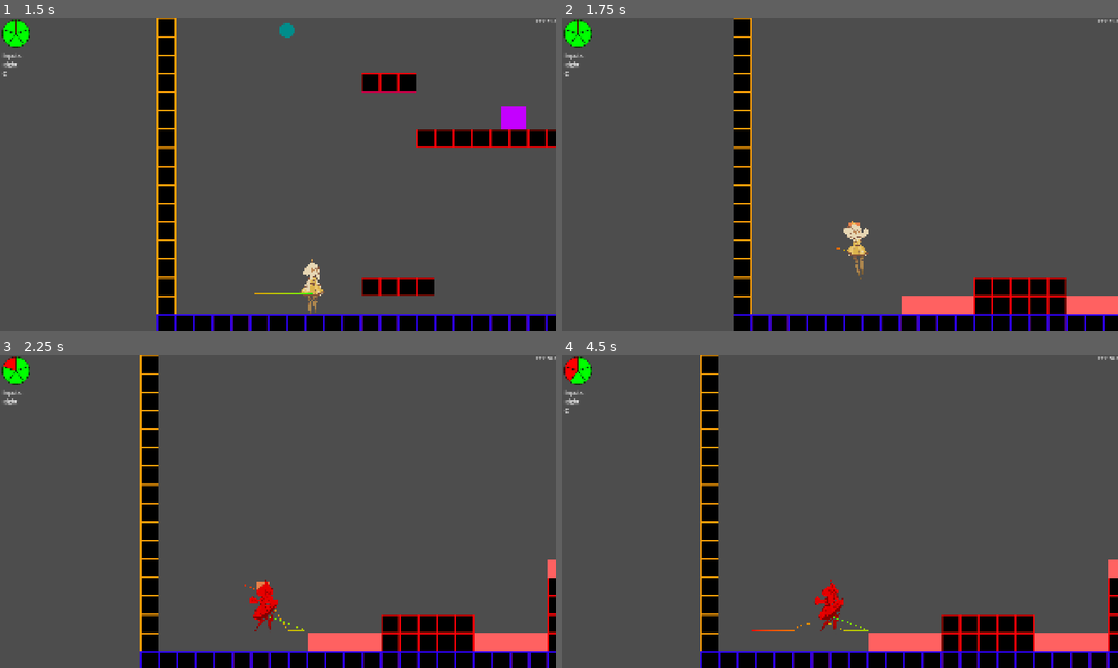
Above: before the commit, frames 1-4 (two rows, left to right).
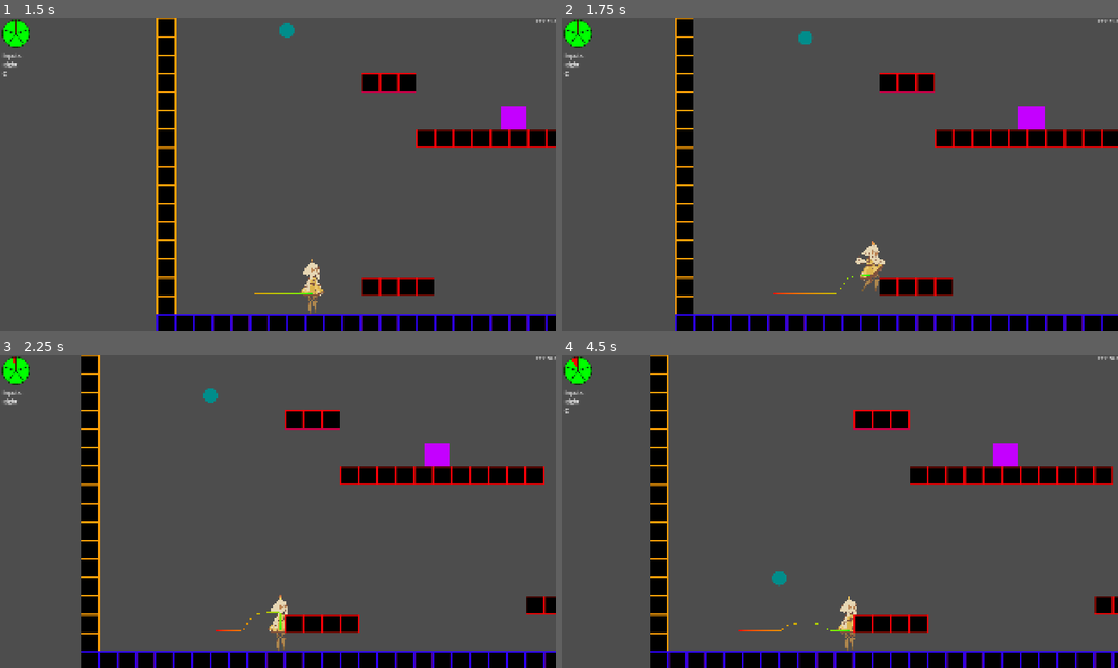
Above: after the commit, the same moments.

Repository: cmoll24/2025_IGC_Vela_Spark
Game: Godot game, scene res://src/main/title.tscn
Two runs of this game, one before a commit and one after it. Both use one fixed random seed, a clock stepped at 60 frames per second and the inputs below.
Inputs (mouse positions are in pixels of both pictures, inside the frame that each line leads up to):
- Up to frame 1 (1.5 s): click "Original Testing Level" at 0.5 s; tap Enter at 1.25 s; move the mouse to (400, 158) at 1.27 s; hold Right (move_right) from 1.28 s (still down); hold C (dash) from 1.28 s (still down); click (400, 158) at 1.42 s
- Up to frame 2 (1.75 s): keep holding Right (move_right); keep holding C (dash); tap Z (jump) at 1.52 s
- Up to frame 3 (2.25 s): keep holding Right (move_right); move the mouse to (166, 527) at 2.02 s; release C (dash) at 2.03 s; tap C (dash) at 2.1 s
- Up to frame 4 (4.5 s): tap Z (jump) at 2.27, 3.77 s; move the mouse to (895, 442) at 2.77 s; release Right (move_right) at 2.78 s; hold Left (move_left) 2.78-3.53 s; hold C (dash) 2.78-3.53 s; move the mouse to (812, 574) at 3.52 s; hold Right (move_right) from 3.53 s (still down); tap C (dash) at 3.6 s; click (812, 574) at 3.67 s; move the mouse to (1006, 558) at 4.27 s; hold C (dash) from 4.28 s (still down)

Frame 1 is identical in both runs. In frame 2, 15% of the frame differs, in the area x 20-100%, y 0-100%; in frame 3, 17%, in the area x 0-100%, y 0-100%; in frame 4, 17%.

Commit message:
Fade In and Fade Out
Animation for fade in and out completed, task complete

Diff:
--- a/2025-igc-boss/Level Transition.gd
+++ b/2025-igc-boss/Level Transition.gd
@@ -9,4 +9,5 @@
 func _on_body_entered(body: Node2D) -> void:
 	if body is Player:
 		Global.player_health = body.health_control.health
+
 		Global.get_game_scene().load_next_level()
--- a/2025-igc-boss/src/levels/level_1V1.tscn
+++ b/2025-igc-boss/src/levels/level_1V1.tscn
@@ -107,4 +107,4 @@
 [node name="ProjectileTree" type="Node2D" parent="."]
 
 [node name="Area2D" parent="." instance=ExtResource("11_6wgh1")]
-position = Vector2(383, 797)
+position = Vector2(1872, 781)
--- a/2025-igc-boss/src/main/game.gd
+++ b/2025-igc-boss/src/main/game.gd
@@ -5,6 +5,7 @@
 
 @onready var level_container = $level_container
 @onready var hud = $HUD
+@onready var animation_player = $AnimationPlayer
 
 var current_level : Level
 
@@ -17,12 +18,19 @@
 	level_container.add_child(current_level)
 
 	hud.setup()
+
 func load_next_level() -> void:
+	print("Load Next Level")
+	animation_player.play("fade_in")
+	await get_tree().create_timer(1).timeout
+
 	var current_level_index = Global.get_current_level_index()
 	current_level_index += 1
 	Global.current_level_index = current_level_index
 	current_level.queue_free()
+
 	var level_scene : PackedScene = load(level_file_path.format({"level_num" : current_level_index}))
 	current_level = level_scene.instantiate()
 	level_container.add_child(current_level)
 	current_level.get_player().health_control.health = Global.player_health
+	animation_player.play("fade_out")
--- a/2025-igc-boss/src/main/game.tscn
+++ b/2025-igc-boss/src/main/game.tscn
@@ -1,8 +1,60 @@
-[gd_scene load_steps=4 format=3 uid="uid://olle5ehbv4l3"]
+[gd_scene load_steps=8 format=3 uid="uid://olle5ehbv4l3"]
 
 [ext_resource type="Script" uid="uid://b5ef2g6cfo7c2" path="res://src/main/game.gd" id="1_4n6et"]
 [ext_resource type="PackedScene" uid="uid://dxq44n7s3ceta" path="res://src/main/hud.tscn" id="2_lghd3"]
 [ext_resource type="PackedScene" uid="uid://dhygbolntnhnm" path="res://src/ui/pause.tscn" id="3_lghd3"]
+
+[sub_resource type="Animation" id="Animation_lghd3"]
+resource_name = "fade_in"
+tracks/0/type = "value"
+tracks/0/imported = false
+tracks/0/enabled = true
+tracks/0/path = NodePath("ScreenTransiton:modulate")
+tracks/0/interp = 1
+tracks/0/loop_wrap = true
+tracks/0/keys = {
+"times": PackedFloat32Array(0.06666667, 1),
+"transitions": PackedFloat32Array(1, 1),
+"update": 0,
+"values": [Color(1, 1, 1, 0), Color(1, 1, 1, 1)]
+}
+
+[sub_resource type="Animation" id="Animation_02q1w"]
+length = 0.001
+tracks/0/type = "value"
+tracks/0/imported = false
+tracks/0/enabled = true
+tracks/0/path = NodePath("ScreenTransiton:modulate")
+tracks/0/interp = 1
+tracks/0/loop_wrap = true
+tracks/0/keys = {
+"times": PackedFloat32Array(0),
+"transitions": PackedFloat32Array(1),
+"update": 0,
+"values": [Color(1, 1, 1, 0)]
+}
+
+[sub_resource type="Animation" id="Animation_vp2t8"]
+resource_name = "fade_out"
+tracks/0/type = "value"
+tracks/0/imported = false
+tracks/0/enabled = true
+tracks/0/path = NodePath("ScreenTransiton:modulate")
+tracks/0/interp = 1
+tracks/0/loop_wrap = true
+tracks/0/keys = {
+"times": PackedFloat32Array(0, 1),
+"transitions": PackedFloat32Array(1, 1),
+"update": 0,
+"values": [Color(0, 0, 0, 1), Color(0, 0, 0, 0)]
+}
+
+[sub_resource type="AnimationLibrary" id="AnimationLibrary_cpn03"]
+_data = {
+&"RESET": SubResource("Animation_02q1w"),
+&"fade_in": SubResource("Animation_lghd3"),
+&"fade_out": SubResource("Animation_vp2t8")
+}
 
 [node name="Game" type="Control"]
 layout_mode = 3
@@ -20,4 +72,19 @@
 
 [node name="HUD" parent="." instance=ExtResource("2_lghd3")]
 
+[node name="ScreenTransiton" type="ColorRect" parent="HUD"]
+modulate = Color(1, 1, 1, 0)
+anchors_preset = 15
+anchor_right = 1.0
+anchor_bottom = 1.0
+grow_horizontal = 2
+grow_vertical = 2
+color = Color(0, 0, 0, 1)
+
 [node name="Pause" parent="." instance=ExtResource("3_lghd3")]
+
+[node name="AnimationPlayer" type="AnimationPlayer" parent="."]
+root_node = NodePath("../HUD")
+libraries = {
+&"": SubResource("AnimationLibrary_cpn03")
+}
